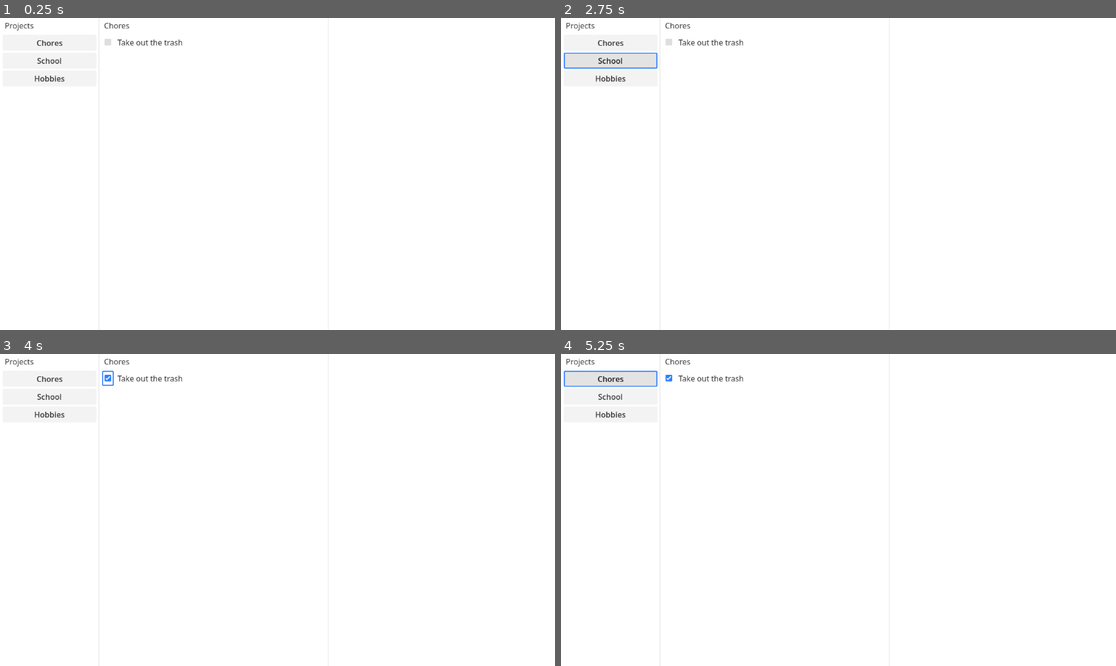
Above: before the commit, frames 1-4 (two rows, left to right).
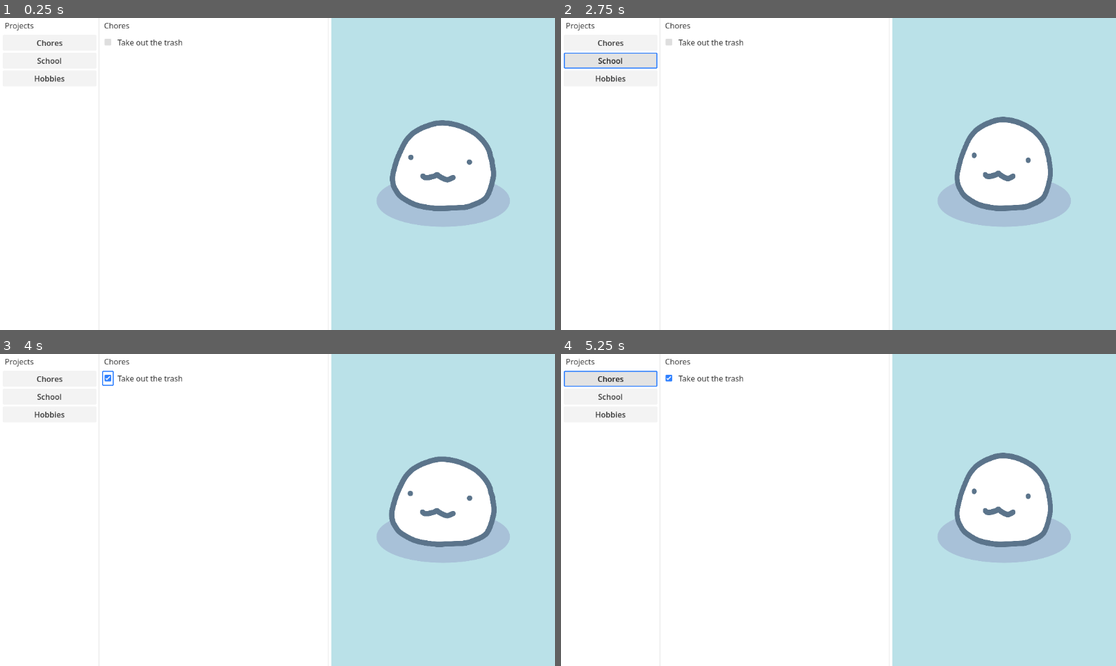
Above: after the commit, the same moments.

Repository: piksalchaos/taskapet
Game: Godot game, scene res://scenes/main_screen.tscn
Same seed, same stepped clock (60 frames per second), same inputs: the game is played once before the commit and once after it. The project has no main scene, so this scene is started directly.
Inputs (mouse positions are in pixels of both pictures, inside the frame that each line leads up to):
- Up to frame 1 (0.25 s): no input
- Up to frame 2 (2.75 s): click (599, 24) at 0.5 s; click "Chores" at 1.25 s; click "School" at 2 s
- Up to frame 3 (4 s): click "Hobbies" at 2.75 s; click (105, 378) at 3.5 s
- Up to frame 4 (5.25 s): click (599, 360) at 4.25 s; click "Chores" at 5 s

The runs differ from the first frame. In frame 1, 37% of the frame differs, in the area x 59-100%, y 0-100%; in frame 2, 37%; in frame 3, 37%; in frame 4, 37%.

Commit message:
added pet

Diff:
--- a/scenes/main_screen.tscn
+++ b/scenes/main_screen.tscn
@@ -1,7 +1,48 @@
-[gd_scene load_steps=3 format=3 uid="uid://c4cbeo5tuhomm"]
+[gd_scene load_steps=8 format=3 uid="uid://c4cbeo5tuhomm"]
 
 [ext_resource type="PackedScene" uid="uid://bql8brnkx5eml" path="res://scenes/sidebar/side_bar.tscn" id="1_7fvvs"]
 [ext_resource type="PackedScene" uid="uid://b0p3vt5lgwf6" path="res://scenes/task_display.tscn" id="2_kusfh"]
+[ext_resource type="Texture2D" uid="uid://c2lxgy6h1jpco" path="res://assets/images/pet_background.png" id="3_aum10"]
+[ext_resource type="Texture2D" uid="uid://c5gwi85fnlkqg" path="res://assets/images/pet.png" id="4_lushf"]
+
+[sub_resource type="Animation" id="Animation_lushf"]
+resource_name = "idle"
+length = 2.0
+loop_mode = 1
+step = 0.5
+tracks/0/type = "value"
+tracks/0/imported = false
+tracks/0/enabled = true
+tracks/0/path = NodePath(".:scale")
+tracks/0/interp = 1
+tracks/0/loop_wrap = true
+tracks/0/keys = {
+"times": PackedFloat32Array(0, 1, 2),
+"transitions": PackedFloat32Array(-2, -2, 1),
+"update": 0,
+"values": [Vector2(1, 1), Vector2(0.9, 1.05), Vector2(1, 1)]
+}
+
+[sub_resource type="Animation" id="Animation_w87pm"]
+length = 0.001
+tracks/0/type = "value"
+tracks/0/imported = false
+tracks/0/enabled = true
+tracks/0/path = NodePath(".:scale")
+tracks/0/interp = 1
+tracks/0/loop_wrap = true
+tracks/0/keys = {
+"times": PackedFloat32Array(0),
+"transitions": PackedFloat32Array(1),
+"update": 0,
+"values": [Vector2(1, 1)]
+}
+
+[sub_resource type="AnimationLibrary" id="AnimationLibrary_a46j4"]
+_data = {
+&"RESET": SubResource("Animation_w87pm"),
+&"idle": SubResource("Animation_lushf")
+}
 
 [node name="MainScreen" type="HBoxContainer"]
 anchors_preset = 15
@@ -39,6 +80,30 @@
 [node name="VSeparator2" type="VSeparator" parent="."]
 layout_mode = 2
 
-[node name="TextureRect" type="TextureRect" parent="."]
+[node name="Room" type="TextureRect" parent="."]
 layout_mode = 2
 size_flags_horizontal = 3
+texture = ExtResource("3_aum10")
+expand_mode = 1
+stretch_mode = 6
+
+[node name="Pet" type="TextureRect" parent="Room"]
+layout_mode = 1
+anchors_preset = -1
+anchor_left = 0.2
+anchor_top = 0.25
+anchor_right = 0.8
+anchor_bottom = 0.7
+grow_horizontal = 2
+grow_vertical = 2
+pivot_offset = Vector2(139.2, 220)
+texture = ExtResource("4_lushf")
+expand_mode = 1
+stretch_mode = 5
+metadata/_edit_use_anchors_ = true
+
+[node name="AnimationPlayer" type="AnimationPlayer" parent="Room/Pet"]
+libraries = {
+&"": SubResource("AnimationLibrary_a46j4")
+}
+autoplay = "idle"
Binary file added: assets/images/pet.png
Not shown, added: assets/images/pet.png.import
Binary file added: assets/images/pet_background.png
Not shown, added: assets/images/pet_background.png.import
Not shown, added: assets/images/.pet_background.kra-autosave.kra
Not shown, added: assets/images/pet.kra
Not shown, added: assets/images/pet_background.kra
